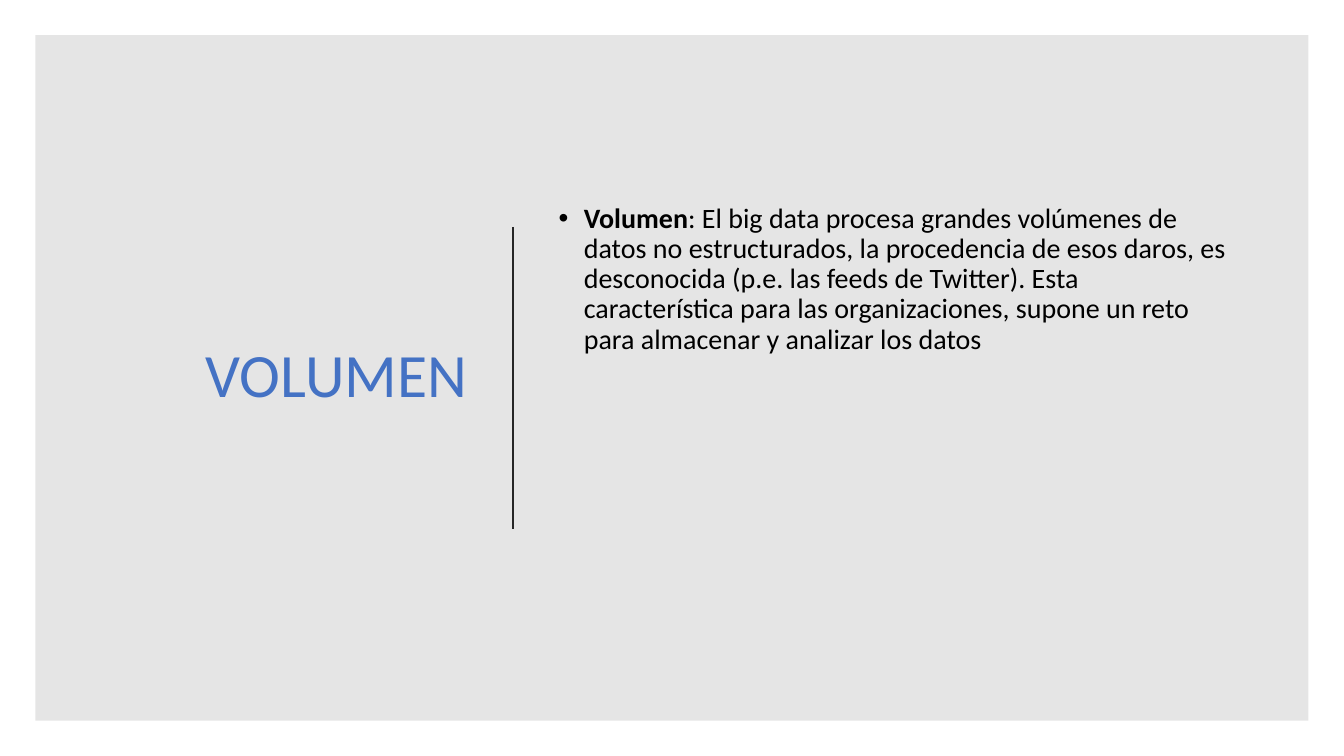
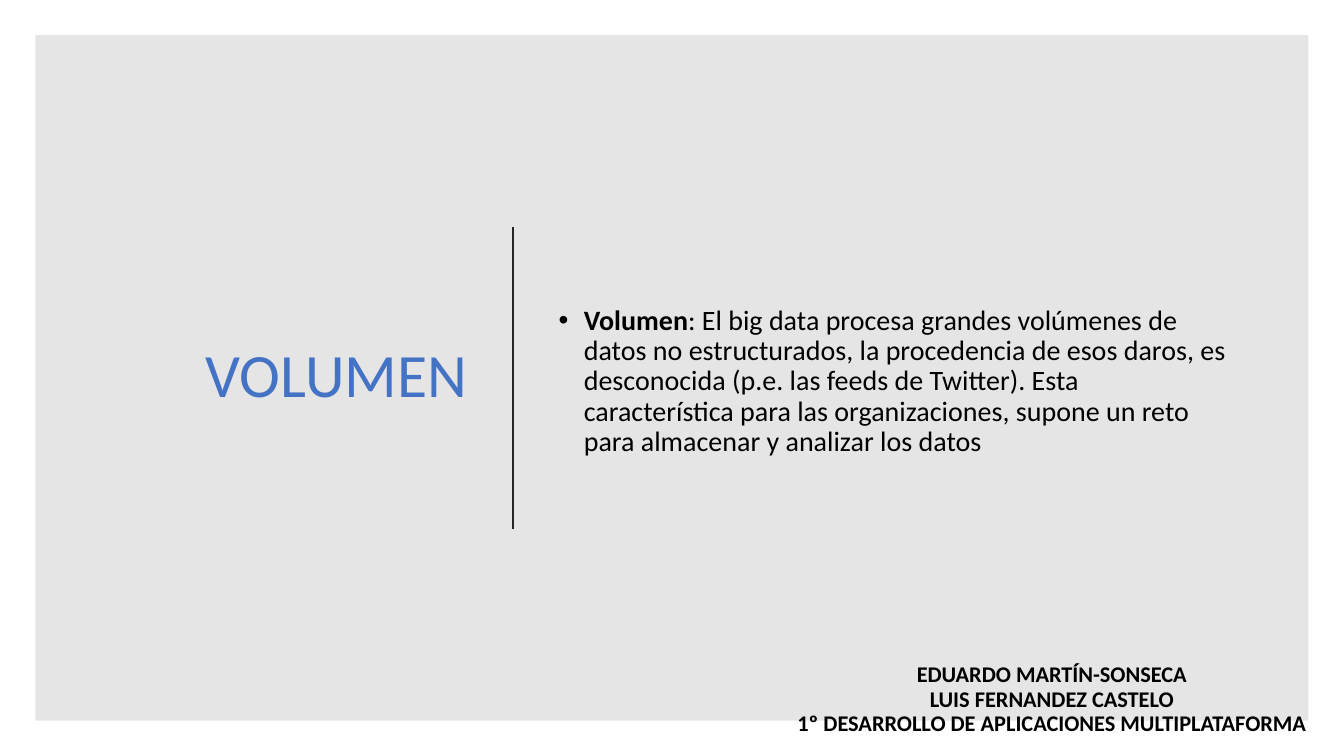
Before and after one commit to maraloeDev/Grado_SuperiorDAM, a slide deck: slide 4 of Bases de Datos/1º Evaluación/Ejercicios/Ejercicio2/Explotación de bases de datos Big Data.pptx. Drawn at 1344x756 pixels with LibreOffice and Linux fonts; fonts in the diff are those of the drawing. Boxes give left, top, right and bottom in pixels: in the first picture for what was removed or moved away, otherwise in the second. Text is boxed around its words. In the diff, an @@ line names an element or a change of style, - is before the commit and + after.

```diff
--- a/Bases de Datos/1º Evaluación/Ejercicios/Ejercicio2/Explotación de bases de datos Big Data.pptx
+++ b/Bases de Datos/1º Evaluación/Ejercicios/Ejercicio2/Explotación de bases de datos Big Data.pptx
@@ text "Volumen: El big data procesa ...": place and size @@
-text "Volumen: El big data procesa ..." at box(584, 208, 1225, 354)
+text "Volumen: El big data procesa ..." at box(584, 310, 1225, 456)
@@ text added at box(797, 664, 1306, 731), 16 pt, text #000000, bold @@
+EDUARDO MARTÍN-SONSECA
+LUIS FERNANDEZ CASTELO
+1º DESARROLLO DE APLICACIONES MULTIPLATAFORMA
```
Also in this commit, not shown: 4 other slides changed.
